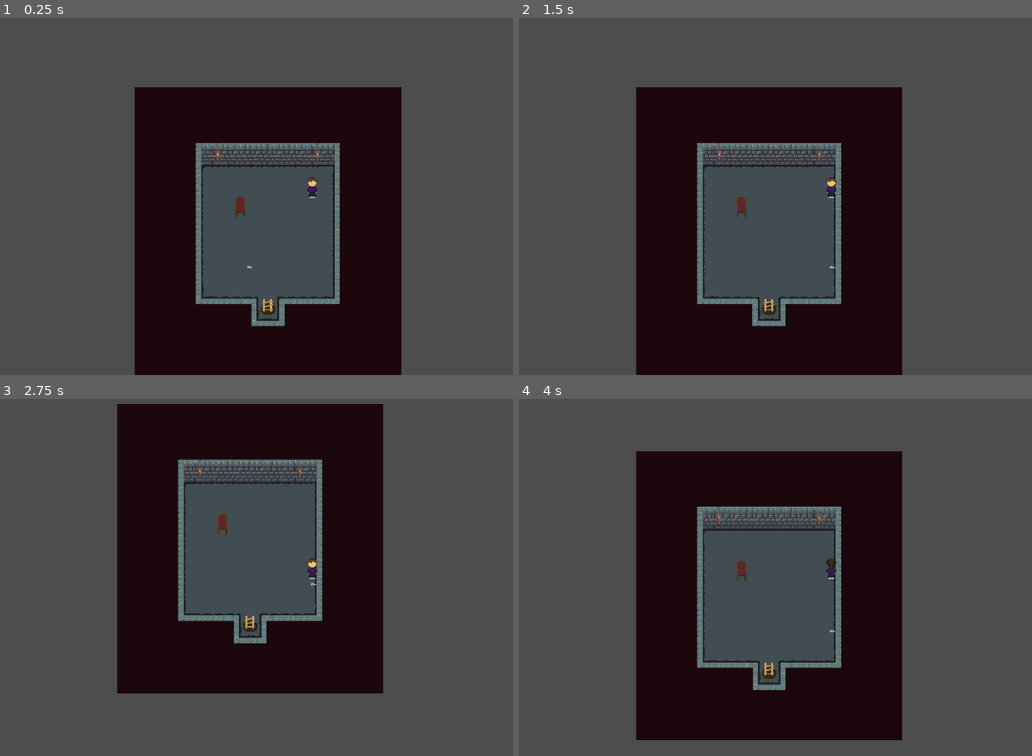
Above: before the commit, frames 1-4 (two rows, left to right).
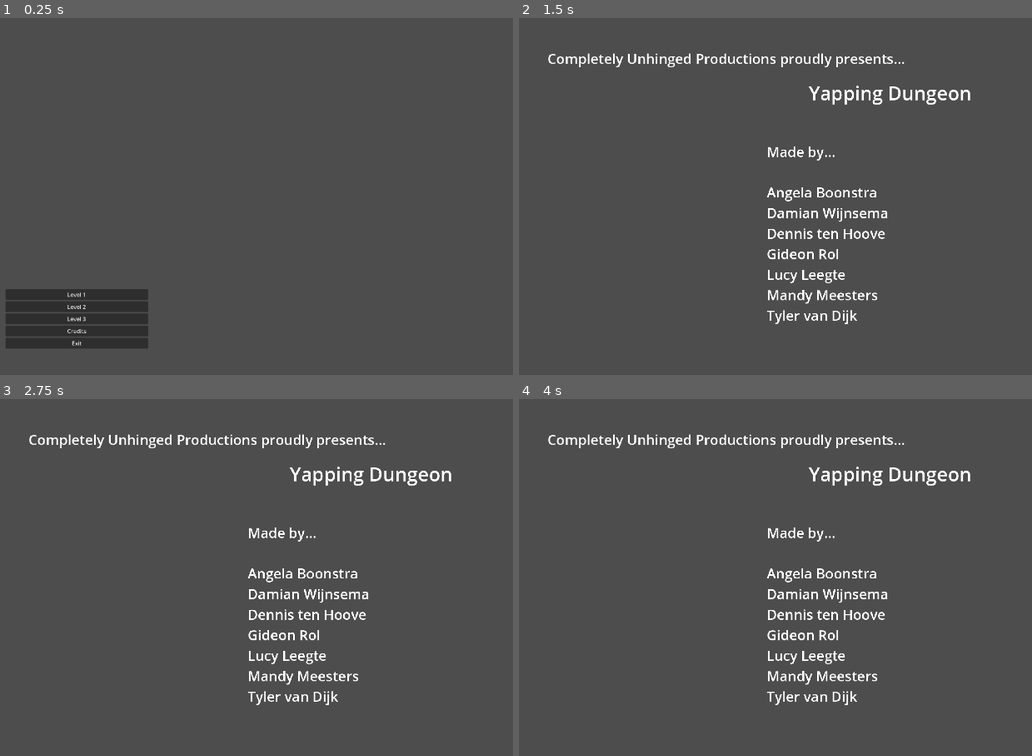
Above: after the commit, the same moments.

Repository: dennis1248/global-game-jam-groningen-2024
Game: Godot game, scene res://menu/main.tscn
The game is run twice, just before and just after one commit, with the same random seed, the same clock (stepped at 60 frames per second) and the same inputs. Before the commit the project starts from res://levels/level_1.tscn.
Inputs (mouse positions are in pixels of both pictures, inside the frame that each line leads up to):
- Up to frame 1 (0.25 s): no input
- Up to frame 2 (1.5 s): click (595, 332) at 0.5 s, where only the run after the commit has a clickable "Credits"; tap Enter at 1.25 s; hold D (right) from 1.28 s (still down)
- Up to frame 3 (2.75 s): tap Space at 2 s; release D (right) at 2.03 s; hold S (down) from 2.03 s (still down)
- Up to frame 4 (4 s): release S (down) at 2.78 s; hold D (right) 2.78-3.53 s; tap Enter at 3.5 s; hold W (up) from 3.53 s (still down)

The runs differ from the first frame. In frame 1, 35% of the frame differs, in the area x 1-79%, y 19-100%; in frame 2, 34%; in frame 3, 33%; in frame 4, 34%.

Commit message:
Big cleanup

Diff:
--- a/Props/Stoel.tscn
+++ /dev/null
@@ -1,15 +0,0 @@
-[gd_scene load_steps=3 format=3 uid="uid://bu1nyvm5syca8"]
-
-[ext_resource type="Texture2D" uid="uid://cju61jycgbwti" path="res://art/Props/Chair.png" id="1_wgc44"]
-
-[sub_resource type="CircleShape2D" id="CircleShape2D_bqd85"]
-radius = 16.0
-
-[node name="Stoel" type="Area2D"]
-
-[node name="Chair" type="Sprite2D" parent="."]
-texture = ExtResource("1_wgc44")
-
-[node name="CollisionShape2D" type="CollisionShape2D" parent="."]
-position = Vector2(0, 16)
-shape = SubResource("CircleShape2D_bqd85")
--- /dev/null
+++ b/art/props/torch.tres
@@ -0,0 +1,17 @@
+[gd_resource type="AnimatedTexture" load_steps=5 format=3 uid="uid://cmdueo7aexuj"]
+
+[ext_resource type="Texture2D" uid="uid://dp3wup3i4ewlf" path="res://art/tilemap/torch_1.png" id="1_v2l88"]
+[ext_resource type="Texture2D" uid="uid://ddcji0vvtypng" path="res://art/tilemap/torch_2.png" id="2_t6h4n"]
+[ext_resource type="Texture2D" uid="uid://dlvm38j5cxkmg" path="res://art/tilemap/torch-3.png" id="3_1qj2o"]
+[ext_resource type="Texture2D" uid="uid://ds3rbydrwiwb6" path="res://art/tilemap/torch_4.png" id="4_bbp2c"]
+
+[resource]
+frames = 4
+frame_0/texture = ExtResource("1_v2l88")
+frame_0/duration = 0.5
+frame_1/texture = ExtResource("2_t6h4n")
+frame_1/duration = 0.84
+frame_2/texture = ExtResource("3_1qj2o")
+frame_2/duration = 0.52
+frame_3/texture = ExtResource("4_bbp2c")
+frame_3/duration = 0.84
--- a/fire_torch_animated_texture.tres
+++ /dev/null
@@ -1,17 +0,0 @@
-[gd_resource type="AnimatedTexture" load_steps=5 format=3 uid="uid://cmdueo7aexuj"]
-
-[ext_resource type="Texture2D" uid="uid://dp3wup3i4ewlf" path="res://art/Tilemap/Sprite fire torch-0001.png" id="1_v2l88"]
-[ext_resource type="Texture2D" uid="uid://ddcji0vvtypng" path="res://art/Tilemap/Sprite fire torch-0002.png" id="2_t6h4n"]
-[ext_resource type="Texture2D" uid="uid://dlvm38j5cxkmg" path="res://art/Tilemap/Sprite fire torch-0003.png" id="3_1qj2o"]
-[ext_resource type="Texture2D" uid="uid://ds3rbydrwiwb6" path="res://art/Tilemap/Sprite fire torch-0004.png" id="4_bbp2c"]
-
-[resource]
-frames = 4
-frame_0/texture = ExtResource("1_v2l88")
-frame_0/duration = 0.5
-frame_1/texture = ExtResource("2_t6h4n")
-frame_1/duration = 0.84
-frame_2/texture = ExtResource("3_1qj2o")
-frame_2/duration = 0.52
-frame_3/texture = ExtResource("4_bbp2c")
-frame_3/duration = 0.84
--- a/levels/level_1.tscn
+++ b/levels/level_1.tscn
@@ -1,11 +1,13 @@
-[gd_scene load_steps=9 format=3 uid="uid://bkne6buo5082c"]
-
-[ext_resource type="Texture2D" uid="uid://ba3kt8mhv647g" path="res://art/Tilemap/Tile map dungen lv 1.png" id="1_ajkkg"]
-[ext_resource type="Texture2D" uid="uid://cjbavb0kvdpfi" path="res://art/Props/Stairs.png" id="2_d7ryd"]
-[ext_resource type="PackedScene" uid="uid://qvecpdtp2702" path="res://Characters/mouse.tscn" id="3_57ymr"]
-[ext_resource type="Texture2D" uid="uid://cmdueo7aexuj" path="res://fire_torch_animated_texture.tres" id="4_7g3rc"]
+[gd_scene load_steps=11 format=3 uid="uid://bkne6buo5082c"]
+
+[ext_resource type="Texture2D" uid="uid://ba3kt8mhv647g" path="res://art/tilemap/dungeon_1.png" id="1_ajkkg"]
+[ext_resource type="Texture2D" uid="uid://cjbavb0kvdpfi" path="res://art/props/stairs.png" id="2_d7ryd"]
+[ext_resource type="PackedScene" uid="uid://qvecpdtp2702" path="res://mobs/mouse.tscn" id="3_57ymr"]
+[ext_resource type="Texture2D" uid="uid://cmdueo7aexuj" path="res://art/props/torch.tres" id="4_7g3rc"]
 [ext_resource type="PackedScene" uid="uid://duodbpt6jexph" path="res://player/player.tscn" id="5_ft541"]
-[ext_resource type="PackedScene" uid="uid://bu1nyvm5syca8" path="res://Props/Stoel.tscn" id="6_mrksw"]
+[ext_resource type="PackedScene" uid="uid://b5clu3wqqg78h" path="res://props/piano_button_low.tscn" id="6_tjf5d"]
+[ext_resource type="PackedScene" uid="uid://b4nlen6efrjy1" path="res://props/piano_button_mid.tscn" id="7_2dydb"]
+[ext_resource type="PackedScene" uid="uid://uackdqpc6ds" path="res://props/piano_button_high.tscn" id="8_xihf1"]
 
 [sub_resource type="TileSetAtlasSource" id="TileSetAtlasSource_1b53w"]
 texture = ExtResource("1_ajkkg")
@@ -383,7 +385,7 @@
 physics_layer_0/collision_layer = 1
 sources/0 = SubResource("TileSetAtlasSource_1b53w")
 
-[node name="LV 1" type="Node2D"]
+[node name="level_1" type="Node2D"]
 
 [node name="TileMap" type="TileMap" parent="."]
 tile_set = SubResource("TileSet_kkibn")
@@ -408,5 +410,11 @@
 [node name="CharacterBody2D" parent="." instance=ExtResource("5_ft541")]
 position = Vector2(96, -64)
 
-[node name="Stoel" parent="." instance=ExtResource("6_mrksw")]
-position = Vector2(-112, -8)
+[node name="PianoButton" parent="." instance=ExtResource("6_tjf5d")]
+position = Vector2(-102, 54)
+
+[node name="PianoButton2" parent="." instance=ExtResource("7_2dydb")]
+position = Vector2(-26, 53)
+
+[node name="PianoButton3" parent="." instance=ExtResource("8_xihf1")]
+position = Vector2(48, 52)
--- a/menu/credits.tscn
+++ b/menu/credits.tscn
@@ -12,6 +12,7 @@
 script = ExtResource("1_7bgp8")
 
 [node name="Label2" type="Label" parent="."]
+layout_mode = 0
 offset_left = 142.0
 offset_top = 142.0
 offset_right = 1164.0
@@ -20,6 +21,7 @@
 text = "Completely Unhinged Productions proudly presents..."
 
 [node name="Label3" type="Label" parent="."]
+layout_mode = 0
 offset_left = 895.0
 offset_top = 230.0
 offset_right = 1365.0
--- a/menu/main.tscn
+++ b/menu/main.tscn
@@ -38,6 +38,10 @@
 layout_mode = 2
 text = "Exit"
 
+[node name="ParallaxBackground" type="ParallaxBackground" parent="."]
+
+[node name="ParallaxLayer" type="ParallaxLayer" parent="ParallaxBackground"]
+
 [connection signal="pressed" from="VBoxContainer/Level1" to="." method="_on_level_1_pressed"]
 [connection signal="pressed" from="VBoxContainer/Level2" to="." method="_on_level_2_pressed"]
 [connection signal="pressed" from="VBoxContainer/Level3" to="." method="_on_level_3_pressed"]
--- a/Characters/mouse.tscn
+++ b/mobs/mouse.tscn
@@ -1,6 +1,6 @@
 [gd_scene load_steps=4 format=3 uid="uid://qvecpdtp2702"]
 
-[ext_resource type="Script" path="res://Characters/mouse.gd" id="1_0m8hl"]
+[ext_resource type="Script" path="res://mobs/mouse.gd" id="1_0m8hl"]
 [ext_resource type="Texture2D" uid="uid://45kkk5p4sok4" path="res://art/mobs/Mouse.png" id="2_dcqn2"]
 
 [sub_resource type="CircleShape2D" id="CircleShape2D_4hd03"]
--- a/project.godot
+++ b/project.godot
@@ -11,7 +11,7 @@
 [application]
 
 config/name="Global Game Jam Groningen 2024"
-run/main_scene="res://levels/level_1.tscn"
+run/main_scene="res://menu/main.tscn"
 config/features=PackedStringArray("4.2", "Forward Plus")
 config/icon="res://icon.svg"
 
--- a/props/piano_button_high.tscn
+++ b/props/piano_button_high.tscn
@@ -1,22 +1,20 @@
 [gd_scene load_steps=5 format=3 uid="uid://uackdqpc6ds"]
 
 [ext_resource type="Script" path="res://props/piano_button.gd" id="1_sa3hs"]
-[ext_resource type="Texture2D" uid="uid://cldu5sbyou35w" path="res://icon.svg" id="2_wo77p"]
+[ext_resource type="Texture2D" uid="uid://b83456wqmvgv0" path="res://art/props/pianotile_3.png" id="2_j7tmj"]
 [ext_resource type="AudioStream" uid="uid://cbjl7xxnygi7m" path="res://audio/tune_low.mp3" id="3_l5pin"]
 
-[sub_resource type="CircleShape2D" id="CircleShape2D_ao1w6"]
-radius = 56.0357
+[sub_resource type="RectangleShape2D" id="RectangleShape2D_2n8xn"]
+size = Vector2(32, 32)
 
 [node name="PianoButton" type="Area2D"]
 script = ExtResource("1_sa3hs")
 
-[node name="PianoButton" type="Sprite2D" parent="."]
-position = Vector2(-2.38419e-07, -2.38419e-07)
-scale = Vector2(0.220848, 0.220848)
-texture = ExtResource("2_wo77p")
+[node name="Pianotile-0003" type="Sprite2D" parent="."]
+texture = ExtResource("2_j7tmj")
 
 [node name="CollisionShape2D" type="CollisionShape2D" parent="."]
-shape = SubResource("CircleShape2D_ao1w6")
+shape = SubResource("RectangleShape2D_2n8xn")
 
 [node name="AudioStreamPlayer2D" type="AudioStreamPlayer2D" parent="."]
 stream = ExtResource("3_l5pin")
--- a/props/piano_button_low.tscn
+++ b/props/piano_button_low.tscn
@@ -1,22 +1,20 @@
 [gd_scene load_steps=5 format=3 uid="uid://b5clu3wqqg78h"]
 
-[ext_resource type="Texture2D" uid="uid://cldu5sbyou35w" path="res://icon.svg" id="1_8dw5r"]
 [ext_resource type="Script" path="res://props/piano_button.gd" id="1_j3byn"]
+[ext_resource type="Texture2D" uid="uid://brhveuimfxsok" path="res://art/props/pianotile_1.png" id="2_evc7f"]
 [ext_resource type="AudioStream" uid="uid://crvs7o2lxmym3" path="res://audio/tune_high.mp3" id="3_uxju6"]
 
-[sub_resource type="CircleShape2D" id="CircleShape2D_ao1w6"]
-radius = 56.0357
+[sub_resource type="RectangleShape2D" id="RectangleShape2D_jy2qg"]
+size = Vector2(32, 32)
 
 [node name="PianoButton" type="Area2D"]
 script = ExtResource("1_j3byn")
 
-[node name="PianoButton" type="Sprite2D" parent="."]
-position = Vector2(-2.38419e-07, -2.38419e-07)
-scale = Vector2(0.220848, 0.220848)
-texture = ExtResource("1_8dw5r")
+[node name="Pianotile2" type="Sprite2D" parent="."]
+texture = ExtResource("2_evc7f")
 
 [node name="CollisionShape2D" type="CollisionShape2D" parent="."]
-shape = SubResource("CircleShape2D_ao1w6")
+shape = SubResource("RectangleShape2D_jy2qg")
 
 [node name="AudioStreamPlayer2D" type="AudioStreamPlayer2D" parent="."]
 stream = ExtResource("3_uxju6")
--- a/props/piano_button_mid.tscn
+++ b/props/piano_button_mid.tscn
@@ -1,22 +1,20 @@
 [gd_scene load_steps=5 format=3 uid="uid://b4nlen6efrjy1"]
 
 [ext_resource type="Script" path="res://props/piano_button.gd" id="1_un668"]
-[ext_resource type="Texture2D" uid="uid://cldu5sbyou35w" path="res://icon.svg" id="2_2678j"]
+[ext_resource type="Texture2D" uid="uid://byrb8gs5s2u4" path="res://art/props/pianotile_2.png" id="2_18pdq"]
 [ext_resource type="AudioStream" uid="uid://c7yl1w45x885" path="res://audio/tune_mid.mp3" id="3_qfbn0"]
 
-[sub_resource type="CircleShape2D" id="CircleShape2D_ao1w6"]
-radius = 56.0357
+[sub_resource type="RectangleShape2D" id="RectangleShape2D_net8k"]
+size = Vector2(32, 32)
 
 [node name="PianoButton" type="Area2D"]
 script = ExtResource("1_un668")
 
-[node name="PianoButton" type="Sprite2D" parent="."]
-position = Vector2(-2.38419e-07, -2.38419e-07)
-scale = Vector2(0.220848, 0.220848)
-texture = ExtResource("2_2678j")
+[node name="Pianotile2" type="Sprite2D" parent="."]
+texture = ExtResource("2_18pdq")
 
 [node name="CollisionShape2D" type="CollisionShape2D" parent="."]
-shape = SubResource("CircleShape2D_ao1w6")
+shape = SubResource("RectangleShape2D_net8k")
 
 [node name="AudioStreamPlayer2D" type="AudioStreamPlayer2D" parent="."]
 stream = ExtResource("3_qfbn0")
Renamed: art/Props/Table.png -> art/props/Table.png
Not shown, changed: art/props/Table.png.import
Renamed: art/Props/Chair.png -> art/props/chair.png
Not shown, changed: art/props/chair.png.import
Renamed: art/Props/Pianotile-0001.png -> art/props/pianotile_1.png
Not shown, changed: art/props/pianotile_1.png.import
Renamed: art/Props/Pianotile-0002.png -> art/props/pianotile_2.png
Not shown, changed: art/props/pianotile_2.png.import
Renamed: art/Props/Pianotile-0003.png -> art/props/pianotile_3.png
Not shown, changed: art/props/pianotile_3.png.import
Renamed: art/Props/Stairs.png -> art/props/stairs.png
Not shown, changed: art/props/stairs.png.import
(and 17 more such lines)
